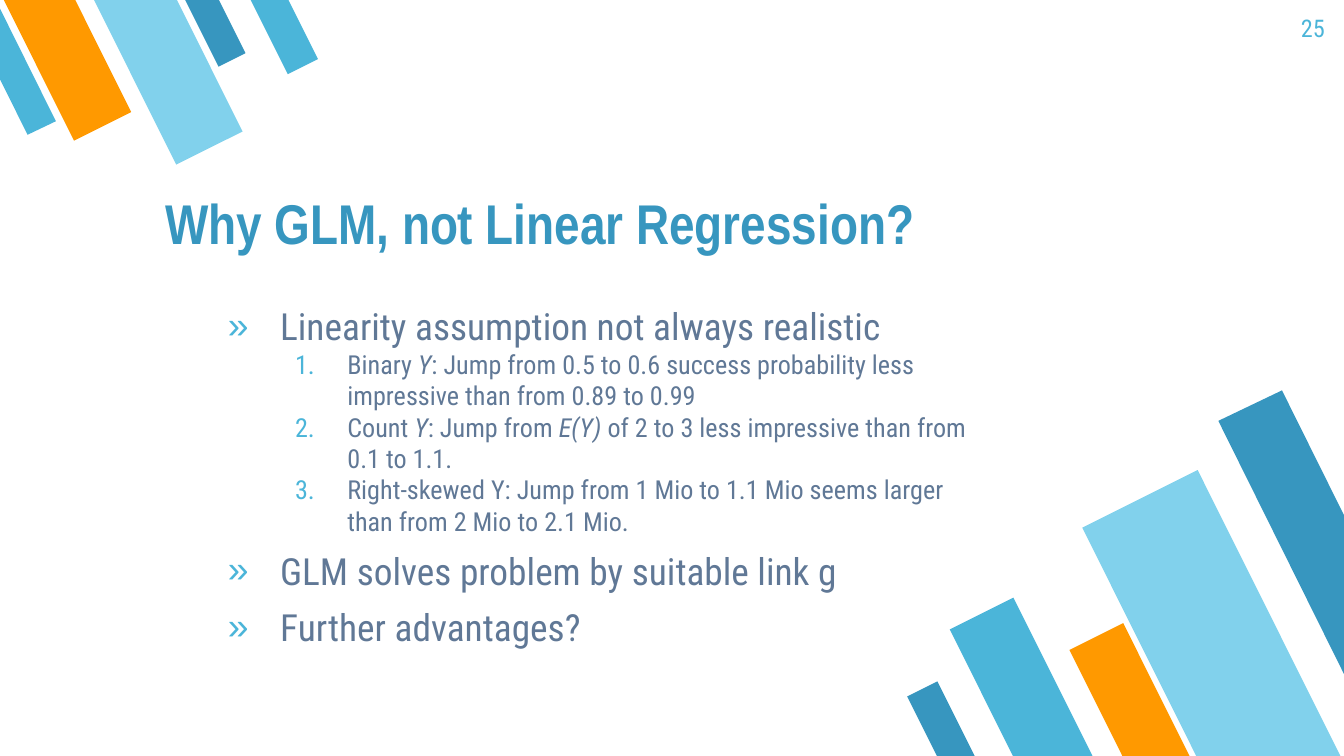
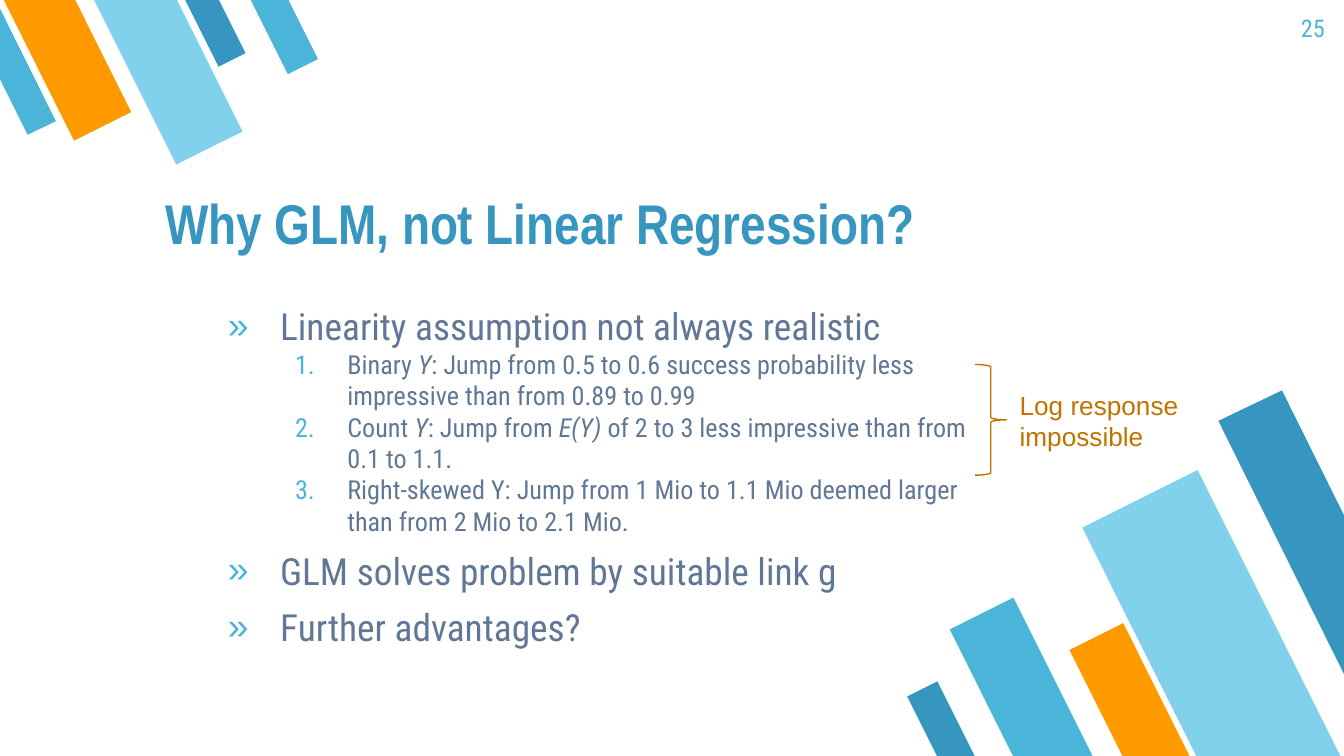
Before and after one commit to mayer79/ml_lecture, a slide deck: slide 25 of slides/ML_Lecture.pptx. Drawn at 1344x756 pixels with LibreOffice and Linux fonts; fonts in the diff are those of the drawing. Boxes give left, top, right and bottom in pixels: in the first picture for what was removed or moved away, otherwise in the second. Text is boxed around its words. In the diff, an @@ line names an element or a change of style, - is before the commit and + after.

Commit message:
final review of linear regression part

```diff
--- a/slides/ML_Lecture.pptx
+++ b/slides/ML_Lecture.pptx
@@ right brace added at (976, 364, 1007, 474), outline #BF7300 0.75 pt @@
@@ text added at (1020, 397, 1179, 452), 14 pt, text #BF7300 @@
+Log response
+impossible
@@ text at (347, 479, 957, 531): text changed @@
-  3. Right-skewed Y: Jump from 1 Mio to 1.1 Mio seems larger than from 2 Mio to 2.1 Mio.
+  3. Right-skewed Y: Jump from 1 Mio to 1.1 Mio deemed larger than from 2 Mio to 2.1 Mio.
```
Also in this commit, not shown: 5 other slides changed, 1 other file.
